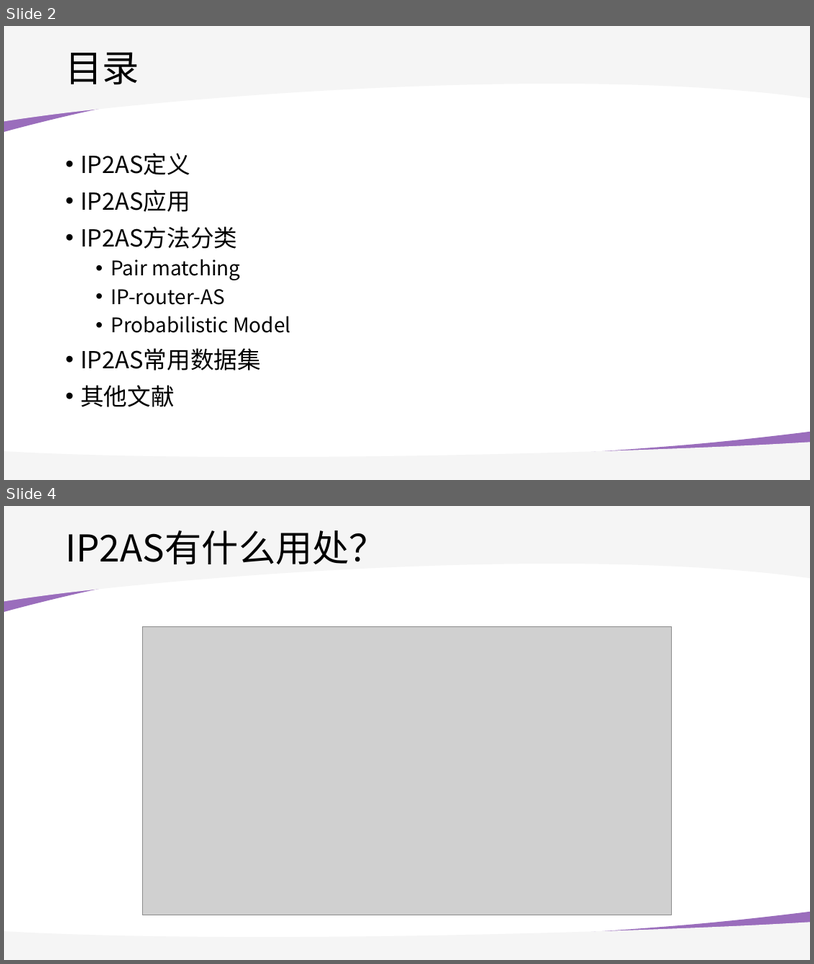
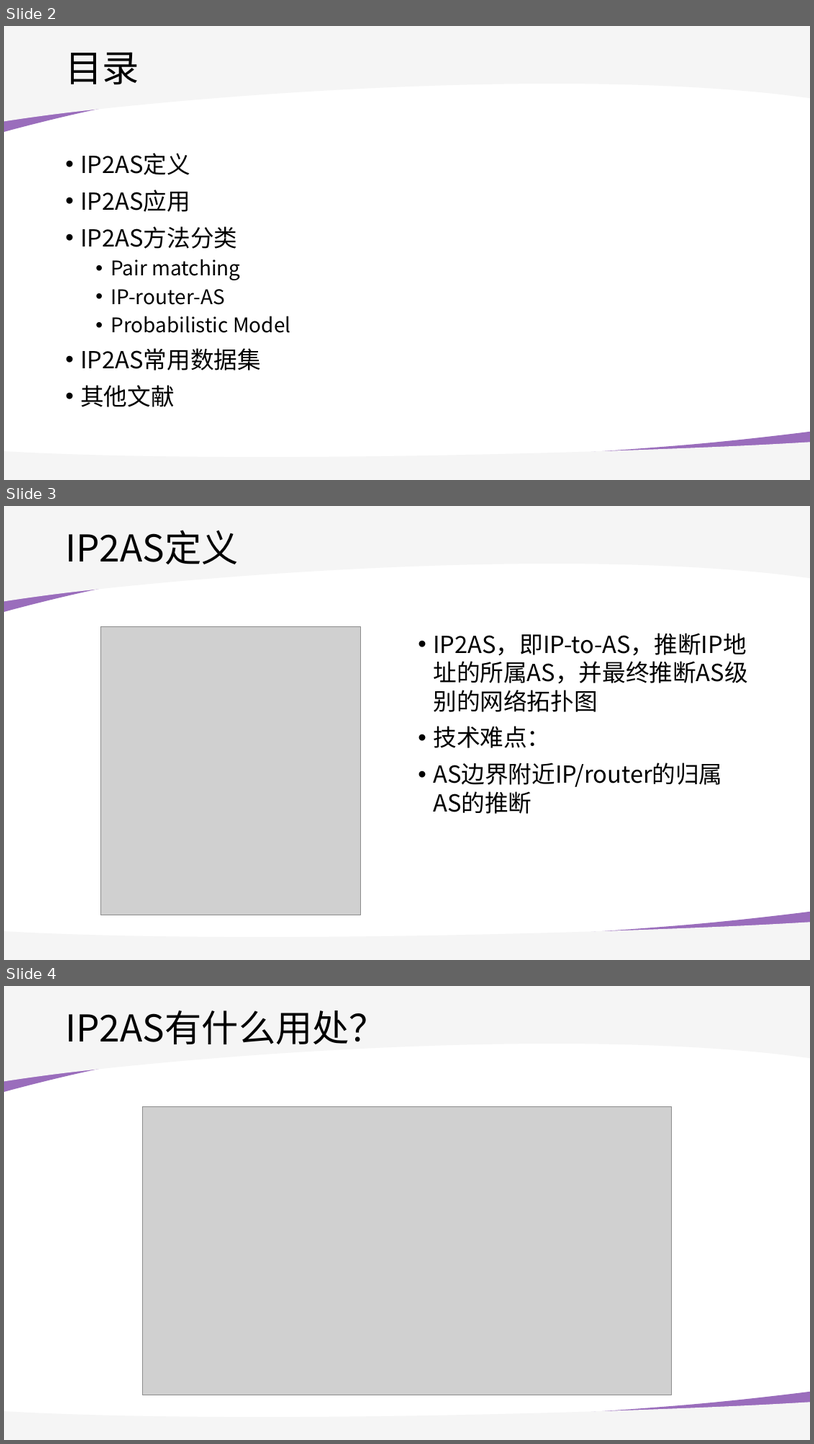
Before and after one commit to WhileBug/IP2AS_survey, a slide deck: PPT/03092022.pptx. Shown one above the other, each under a label of ours: slides 2 and 4 before the commit, slides 2, 3 and 4 after it; the slides between them are not shown. The pictures are 814x964 and 814x1444 pixels, drawn with LibreOffice and Linux fonts; fonts in the diff are those of the drawing; grey boxes stand for pictures; background and template pictures are left out. Boxes give left, top, right and bottom in pixels: in the first picture for what was removed or moved away, otherwise in the second. Text is boxed around its words. In the diff, an @@ line names an element or a change of style, - is before the commit and + after.

```diff
--- a/PPT/03092022.pptx
+++ b/PPT/03092022.pptx
@@ slide 3 added at <box>4,506,810,960</box>, background #FFFFFF; not listed: 4 template elements that a slide beside it also shows @@
@@ title added at <box>65,530,239,564</box>, 44 pt, text #000000 @@
+IP2AS定义
@@ picture added at <box>100,627,361,915</box> @@
@@ text added at <box>433,633,748,787</box>, 28 pt, text #000000 @@
+• IP2AS，即IP-to-AS，推断IP地址的所属AS，并最终推断AS级别的网络拓扑图
+• 技术难点：
+• AS边界附近IP/router的归属AS的推断
```
Also in this commit, not shown: 1 slide changed, 1 other slide added, 1 slide removed, 3 other files.
